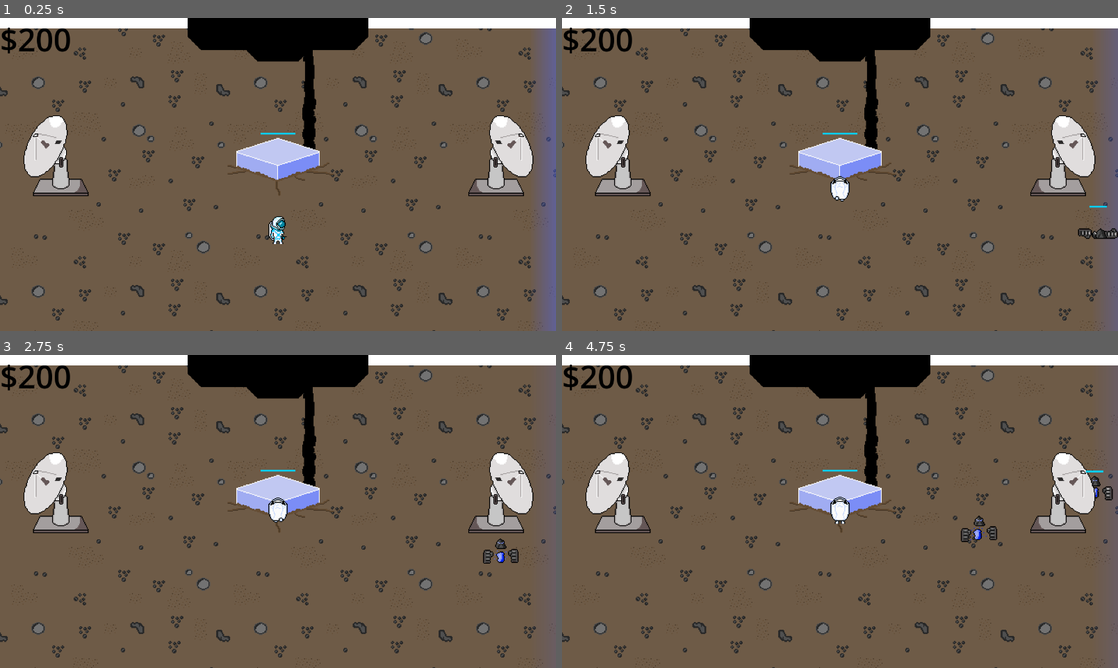
Above: before the commit, frames 1-4 (two rows, left to right).
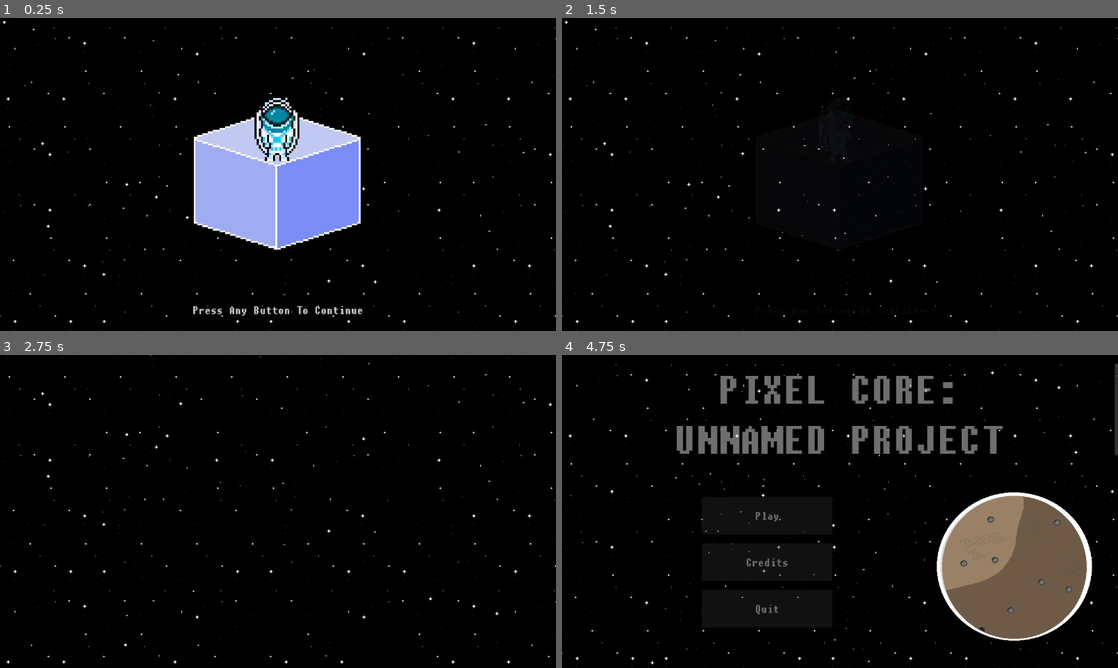
Above: after the commit, the same moments.

Repository: TylerPelaez/pixel-game-jam
Game: Godot game, scene res://Scenes/Title Screen.tscn
Two runs of this game, one before a commit and one after it. Both use one fixed random seed, a clock stepped at 60 frames per second and the inputs below. Before the commit the project starts from res://Scenes/ui_controller.tscn.
Inputs (mouse positions are in pixels of both pictures, inside the frame that each line leads up to):
- Up to frame 1 (0.25 s): no input
- Up to frame 2 (1.5 s): tap Enter at 0.5, 1.25 s; move the mouse to (867, 174) at 0.52 s; hold Up (ui_up) from 0.53 s (still down); tap E (PlayerAttack) at 0.6 s; click (867, 174) at 0.67 s; move the mouse to (812, 174) at 1.27 s; tap Tab (Start Wave) at 1.35 s; click (812, 174) at 1.42 s
- Up to frame 3 (2.75 s): keep holding Up (ui_up); move the mouse to (289, 505) at 2.02 s; tap E (PlayerAttack) at 2.1 s; click (289, 505) at 2.17 s
- Up to frame 4 (4.75 s): keep holding Up (ui_up); move the mouse to (834, 517) at 2.77 s; tap Tab (Start Wave) at 2.85, 4.35 s; click (834, 517) at 2.92 s; move the mouse to (878, 514) at 3.52 s; tap E (PlayerAttack) at 3.6 s; click (878, 514) at 3.67 s; move the mouse to (795, 508) at 4.27 s; click (795, 508) at 4.42 s

The runs differ from the first frame. In frame 1, 94% of the frame differs, in the area x 0-100%, y 0-100%; in frame 2, 95%; in frame 3, 95%; in frame 4, 90%.

Commit message:
Add Title Screen

Diff:
--- a/Scenes/EnergyDrop.tscn
+++ b/Scenes/EnergyDrop.tscn
@@ -1,7 +1,7 @@
 [gd_scene load_steps=7 format=3 uid="uid://dsbs2o7a6yjsa"]
 
 [ext_resource type="Script" path="res://Scenes/EnergyDrop.gd" id="1_41fke"]
-[ext_resource type="Texture2D" uid="uid://djh3avk8oa4ff" path="res://Textures/Enemy/EnemyCombined.png" id="2_ttlgy"]
+[ext_resource type="Texture2D" uid="uid://bphwhu8fxkyt4" path="res://Textures/Blue_Gem-Sheet.png" id="2_mv1l6"]
 
 [sub_resource type="CapsuleShape2D" id="CapsuleShape2D_i88jc"]
 radius = 6.0
@@ -11,6 +11,7 @@
 resource_name = "Hover"
 length = 2.4
 loop_mode = 1
+step = 0.2
 tracks/0/type = "value"
 tracks/0/imported = false
 tracks/0/enabled = true
@@ -22,6 +23,18 @@
 "transitions": PackedFloat32Array(1, 1, 1, 1),
 "update": 0,
 "values": [Vector2(0, -16), Vector2(0, -18), Vector2(0, -16), Vector2(0, -14)]
+}
+tracks/1/type = "value"
+tracks/1/imported = false
+tracks/1/enabled = true
+tracks/1/path = NodePath("Sprite2D:frame")
+tracks/1/interp = 1
+tracks/1/loop_wrap = true
+tracks/1/keys = {
+"times": PackedFloat32Array(0, 0.2, 0.4, 0.6, 0.8, 1, 1.2, 1.4, 1.6, 1.8, 2, 2.2),
+"transitions": PackedFloat32Array(1, 1, 1, 1, 1, 1, 1, 1, 1, 1, 1, 1),
+"update": 1,
+"values": [0, 1, 2, 3, 0, 1, 2, 3, 0, 1, 2, 3]
 }
 
 [sub_resource type="Animation" id="Animation_dovcw"]
@@ -38,6 +51,18 @@
 "update": 0,
 "values": [Vector2(0, -18)]
 }
+tracks/1/type = "value"
+tracks/1/imported = false
+tracks/1/enabled = true
+tracks/1/path = NodePath("Sprite2D:frame")
+tracks/1/interp = 1
+tracks/1/loop_wrap = true
+tracks/1/keys = {
+"times": PackedFloat32Array(0),
+"transitions": PackedFloat32Array(1),
+"update": 1,
+"values": [0]
+}
 
 [sub_resource type="AnimationLibrary" id="AnimationLibrary_ddoxg"]
 _data = {
@@ -49,10 +74,9 @@
 script = ExtResource("1_41fke")
 
 [node name="Sprite2D" type="Sprite2D" parent="."]
-texture = ExtResource("2_ttlgy")
+texture = ExtResource("2_mv1l6")
 offset = Vector2(0, -18)
-hframes = 23
-frame = 22
+hframes = 4
 
 [node name="Area2D" type="Area2D" parent="."]
 collision_layer = 4096
--- a/Scenes/GameOver.tscn
+++ b/Scenes/GameOver.tscn
@@ -21,6 +21,7 @@
 frames = 13
 pause = true
 one_shot = true
+speed_scale = 1.5
 frame_0/texture = ExtResource("2_c87te")
 frame_1/texture = ExtResource("3_mat03")
 frame_1/duration = 1.0
@@ -47,6 +48,36 @@
 frame_12/texture = ExtResource("11_fqilr")
 frame_12/duration = 1.0
 
+[sub_resource type="Animation" id="Animation_ft8rh"]
+resource_name = "FadeIn"
+length = 2.0
+tracks/0/type = "value"
+tracks/0/imported = false
+tracks/0/enabled = true
+tracks/0/path = NodePath("ColorRect:modulate")
+tracks/0/interp = 1
+tracks/0/loop_wrap = true
+tracks/0/keys = {
+"times": PackedFloat32Array(1, 2),
+"transitions": PackedFloat32Array(1, 1),
+"update": 0,
+"values": [Color(1, 1, 1, 1), Color(1, 1, 1, 0)]
+}
+tracks/1/type = "method"
+tracks/1/imported = false
+tracks/1/enabled = true
+tracks/1/path = NodePath(".")
+tracks/1/interp = 1
+tracks/1/loop_wrap = true
+tracks/1/keys = {
+"times": PackedFloat32Array(2),
+"transitions": PackedFloat32Array(1),
+"values": [{
+"args": [],
+"method": &"on_fade_in_complete"
+}]
+}
+
 [sub_resource type="Animation" id="Animation_0a7jh"]
 length = 0.001
 tracks/0/type = "value"
@@ -254,36 +285,6 @@
 "values": [0.0, 0.0, 1.0]
 }
 
-[sub_resource type="Animation" id="Animation_ft8rh"]
-resource_name = "FadeIn"
-length = 2.0
-tracks/0/type = "value"
-tracks/0/imported = false
-tracks/0/enabled = true
-tracks/0/path = NodePath("ColorRect:modulate")
-tracks/0/interp = 1
-tracks/0/loop_wrap = true
-tracks/0/keys = {
-"times": PackedFloat32Array(1, 2),
-"transitions": PackedFloat32Array(1, 1),
-"update": 0,
-"values": [Color(1, 1, 1, 1), Color(1, 1, 1, 0)]
-}
-tracks/1/type = "method"
-tracks/1/imported = false
-tracks/1/enabled = true
-tracks/1/path = NodePath(".")
-tracks/1/interp = 1
-tracks/1/loop_wrap = true
-tracks/1/keys = {
-"times": PackedFloat32Array(2),
-"transitions": PackedFloat32Array(1),
-"values": [{
-"args": [],
-"method": &"on_fade_in_complete"
-}]
-}
-
 [sub_resource type="AnimationLibrary" id="AnimationLibrary_qg38h"]
 _data = {
 "FadeIn": SubResource("Animation_ft8rh"),
@@ -328,8 +329,10 @@
 anchor_top = 1.0
 anchor_right = 1.0
 anchor_bottom = 1.0
-offset_left = -465.0
-offset_bottom = 450.0
+offset_left = 815.0
+offset_top = 720.0
+offset_right = 1280.0
+offset_bottom = 1170.0
 grow_horizontal = 0
 grow_vertical = 0
 texture = SubResource("AnimatedTexture_3ue4c")
--- /dev/null
+++ b/Scenes/Title Screen.tscn
@@ -0,0 +1,432 @@
+[gd_scene load_steps=12 format=3 uid="uid://bv0263nwo6pg6"]
+
+[ext_resource type="Script" path="res://Scripts/Title Screen.gd" id="1_vb7wx"]
+[ext_resource type="PackedScene" uid="uid://bdwt20sx0eqq5" path="res://UI/star_holder.tscn" id="2_7grb4"]
+[ext_resource type="Texture2D" uid="uid://cyoawx2mwml4v" path="res://Textures/UI/Title_Screen_Pixel_Core-Sheet.png" id="3_bj2kc"]
+[ext_resource type="Texture2D" uid="uid://b4ankpwqlt2oj" path="res://Textures/UI/Title_Screen_Character-Sheet.png" id="4_oi5pv"]
+[ext_resource type="Theme" uid="uid://b4dxdcfcr0qbl" path="res://theme.tres" id="5_2wq3x"]
+[ext_resource type="Texture2D" uid="uid://deenni1otretm" path="res://Textures/UI/RocketAnim/Planet_and_Rocket_Background-Sheet13.png" id="5_ky336"]
+
+[sub_resource type="Animation" id="Animation_10lqi"]
+resource_name = "TitleIdle"
+length = 6.0
+loop_mode = 1
+step = 0.5
+tracks/0/type = "value"
+tracks/0/imported = false
+tracks/0/enabled = true
+tracks/0/path = NodePath("SubViewportContainer/SubViewport/StarHolder/Parallax/Core:frame")
+tracks/0/interp = 1
+tracks/0/loop_wrap = true
+tracks/0/keys = {
+"times": PackedFloat32Array(0, 1.5, 3, 4.5),
+"transitions": PackedFloat32Array(1, 1, 1, 1),
+"update": 1,
+"values": [0, 1, 2, 3]
+}
+tracks/1/type = "value"
+tracks/1/imported = false
+tracks/1/enabled = true
+tracks/1/path = NodePath("SubViewportContainer/SubViewport/StarHolder/Parallax/Engineer:frame")
+tracks/1/interp = 1
+tracks/1/loop_wrap = true
+tracks/1/keys = {
+"times": PackedFloat32Array(0, 0.5, 1, 1.5, 2, 2.5, 3, 3.5, 4, 4.5, 5, 5.5),
+"transitions": PackedFloat32Array(1, 1, 1, 1, 1, 1, 1, 1, 1, 1, 1, 1),
+"update": 1,
+"values": [0, 1, 2, 3, 0, 1, 2, 3, 0, 1, 2, 3]
+}
+tracks/2/type = "value"
+tracks/2/imported = false
+tracks/2/enabled = true
+tracks/2/path = NodePath("PressToStartLabel:modulate")
+tracks/2/interp = 1
+tracks/2/loop_wrap = true
+tracks/2/keys = {
+"times": PackedFloat32Array(0, 1, 2, 3, 4, 5, 6),
+"transitions": PackedFloat32Array(1, 1, 1, 1, 1, 1, 1),
+"update": 0,
+"values": [Color(1, 1, 1, 1), Color(1, 1, 1, 0), Color(1, 1, 1, 1), Color(1, 1, 1, 0), Color(1, 1, 1, 1), Color(1, 1, 1, 0), Color(1, 1, 1, 1)]
+}
+
+[sub_resource type="Animation" id="Animation_gpyn5"]
+length = 0.001
+tracks/0/type = "value"
+tracks/0/imported = false
+tracks/0/enabled = true
+tracks/0/path = NodePath("SubViewportContainer/SubViewport/StarHolder/Parallax/Core:frame")
+tracks/0/interp = 1
+tracks/0/loop_wrap = true
+tracks/0/keys = {
+"times": PackedFloat32Array(0),
+"transitions": PackedFloat32Array(1),
+"update": 1,
+"values": [0]
+}
+tracks/1/type = "value"
+tracks/1/imported = false
+tracks/1/enabled = true
+tracks/1/path = NodePath("SubViewportContainer/SubViewport/StarHolder/Parallax/Engineer:frame")
+tracks/1/interp = 1
+tracks/1/loop_wrap = true
+tracks/1/keys = {
+"times": PackedFloat32Array(0),
+"transitions": PackedFloat32Array(1),
+"update": 1,
+"values": [0]
+}
+tracks/2/type = "value"
+tracks/2/imported = false
+tracks/2/enabled = true
+tracks/2/path = NodePath("PressToStartLabel:modulate")
+tracks/2/interp = 1
+tracks/2/loop_wrap = true
+tracks/2/keys = {
+"times": PackedFloat32Array(0),
+"transitions": PackedFloat32Array(1),
+"update": 0,
+"values": [Color(1, 1, 1, 1)]
+}
+tracks/3/type = "value"
+tracks/3/imported = false
+tracks/3/enabled = true
+tracks/3/path = NodePath("TitleLabel:modulate")
+tracks/3/interp = 1
+tracks/3/loop_wrap = true
+tracks/3/keys = {
+"times": PackedFloat32Array(0),
+"transitions": PackedFloat32Array(1),
+"update": 0,
+"values": [Color(1, 1, 1, 1)]
+}
+tracks/4/type = "value"
+tracks/4/imported = false
+tracks/4/enabled = true
+tracks/4/path = NodePath("SubViewportContainer/SubViewport/StarHolder/Parallax:position")
+tracks/4/interp = 1
+tracks/4/loop_wrap = true
+tracks/4/keys = {
+"times": PackedFloat32Array(0),
+"transitions": PackedFloat32Array(1),
+"update": 0,
+"values": [Vector2(0, 0)]
+}
+tracks/5/type = "value"
+tracks/5/imported = false
+tracks/5/enabled = true
+tracks/5/path = NodePath("SubViewportContainer/SubViewport/StarHolder/Parallax/Engineer:modulate")
+tracks/5/interp = 1
+tracks/5/loop_wrap = true
+tracks/5/keys = {
+"times": PackedFloat32Array(0),
+"transitions": PackedFloat32Array(1),
+"update": 0,
+"values": [Color(1, 1, 1, 1)]
+}
+tracks/6/type = "value"
+tracks/6/imported = false
+tracks/6/enabled = true
+tracks/6/path = NodePath("SubViewportContainer/SubViewport/StarHolder/Parallax/Core:modulate")
+tracks/6/interp = 1
+tracks/6/loop_wrap = true
+tracks/6/keys = {
+"times": PackedFloat32Array(0),
+"transitions": PackedFloat32Array(1),
+"update": 0,
+"values": [Color(1, 1, 1, 1)]
+}
+tracks/7/type = "value"
+tracks/7/imported = false
+tracks/7/enabled = true
+tracks/7/path = NodePath("TitleLabel:visible")
+tracks/7/interp = 1
+tracks/7/loop_wrap = true
+tracks/7/keys = {
+"times": PackedFloat32Array(0),
+"transitions": PackedFloat32Array(1),
+"update": 1,
+"values": [false]
+}
+tracks/8/type = "value"
+tracks/8/imported = false
+tracks/8/enabled = true
+tracks/8/path = NodePath("MainMenu/Buttons:visible")
+tracks/8/interp = 1
+tracks/8/loop_wrap = true
+tracks/8/keys = {
+"times": PackedFloat32Array(0),
+"transitions": PackedFloat32Array(1),
+"update": 1,
+"values": [false]
+}
+tracks/9/type = "value"
+tracks/9/imported = false
+tracks/9/enabled = true
+tracks/9/path = NodePath("MainMenu/Buttons:modulate")
+tracks/9/interp = 1
+tracks/9/loop_wrap = true
+tracks/9/keys = {
+"times": PackedFloat32Array(0),
+"transitions": PackedFloat32Array(1),
+"update": 0,
+"values": [Color(1, 1, 1, 0)]
+}
+
+[sub_resource type="Animation" id="Animation_7vsi7"]
+resource_name = "Scroll"
+length = 4.5
+tracks/0/type = "value"
+tracks/0/imported = false
+tracks/0/enabled = true
+tracks/0/path = NodePath("PressToStartLabel:modulate")
+tracks/0/interp = 1
+tracks/0/loop_wrap = true
+tracks/0/keys = {
+"times": PackedFloat32Array(0, 1),
+"transitions": PackedFloat32Array(1, 1),
+"update": 0,
+"values": [Color(1, 1, 1, 1), Color(1, 1, 1, 0)]
+}
+tracks/1/type = "method"
+tracks/1/imported = false
+tracks/1/enabled = true
+tracks/1/path = NodePath(".")
+tracks/1/interp = 1
+tracks/1/loop_wrap = true
+tracks/1/keys = {
+"times": PackedFloat32Array(1, 4.5),
+"transitions": PackedFloat32Array(1, 1),
+"values": [{
+"args": [],
+"method": &"start_cam_scroll"
+}, {
+"args": [],
+"method": &"_on_scroll_complete"
+}]
+}
+tracks/2/type = "value"
+tracks/2/imported = false
+tracks/2/enabled = true
+tracks/2/path = NodePath("TitleLabel:modulate")
+tracks/2/interp = 1
+tracks/2/loop_wrap = true
+tracks/2/keys = {
+"times": PackedFloat32Array(0, 1, 4, 4.5),
+"transitions": PackedFloat32Array(1, 1, 1, 1),
+"update": 0,
+"values": [Color(1, 1, 1, 1), Color(1, 1, 1, 0), Color(1, 1, 1, 0), Color(1, 1, 1, 1)]
+}
+tracks/3/type = "value"
+tracks/3/imported = false
+tracks/3/enabled = true
+tracks/3/path = NodePath("SubViewportContainer/SubViewport/StarHolder/Parallax:position")
+tracks/3/interp = 1
+tracks/3/loop_wrap = true
+tracks/3/keys = {
+"times": PackedFloat32Array(1, 4),
+"transitions": PackedFloat32Array(1, 1),
+"update": 0,
+"values": [Vector2(0, 0), Vector2(0, -200)]
+}
+tracks/4/type = "value"
+tracks/4/imported = false
+tracks/4/enabled = true
+tracks/4/path = NodePath("SubViewportContainer/SubViewport/StarHolder/Parallax/Engineer:modulate")
+tracks/4/interp = 1
+tracks/4/loop_wrap = true
+tracks/4/keys = {
+"times": PackedFloat32Array(0, 1),
+"transitions": PackedFloat32Array(1, 1),
+"update": 0,
+"values": [Color(1, 1, 1, 1), Color(1, 1, 1, 0)]
+}
+tracks/5/type = "value"
+tracks/5/imported = false
+tracks/5/enabled = true
+tracks/5/path = NodePath("SubViewportContainer/SubViewport/StarHolder/Parallax/Core:modulate")
+tracks/5/interp = 1
+tracks/5/loop_wrap = true
+tracks/5/keys = {
+"times": PackedFloat32Array(0, 1),
+"transitions": PackedFloat32Array(1, 1),
+"update": 0,
+"values": [Color(1, 1, 1, 1), Color(1, 1, 1, 0)]
+}
+tracks/6/type = "value"
+tracks/6/imported = false
+tracks/6/enabled = true
+tracks/6/path = NodePath("TitleLabel:visible")
+tracks/6/interp = 1
+tracks/6/loop_wrap = true
+tracks/6/keys = {
+"times": PackedFloat32Array(4),
+"transitions": PackedFloat32Array(1),
+"update": 1,
+"values": [true]
+}
+tracks/7/type = "value"
+tracks/7/imported = false
+tracks/7/enabled = true
+tracks/7/path = NodePath("MainMenu/Buttons:visible")
+tracks/7/interp = 1
+tracks/7/loop_wrap = true
+tracks/7/keys = {
+"times": PackedFloat32Array(4),
+"transitions": PackedFloat32Array(1),
+"update": 1,
+"values": [true]
+}
+tracks/8/type = "value"
+tracks/8/imported = false
+tracks/8/enabled = true
+tracks/8/path = NodePath("MainMenu/Buttons:modulate")
+tracks/8/interp = 1
+tracks/8/loop_wrap = true
+tracks/8/keys = {
+"times": PackedFloat32Array(4, 4.5),
+"transitions": PackedFloat32Array(1, 1),
+"update": 0,
+"values": [Color(1, 1, 1, 0), Color(1, 1, 1, 1)]
+}
+
+[sub_resource type="Animation" id="Animation_cthrb"]
+resource_name = "Show Credits"
+
+[sub_resource type="AnimationLibrary" id="AnimationLibrary_aiqja"]
+_data = {
+"RESET": SubResource("Animation_gpyn5"),
+"Scroll": SubResource("Animation_7vsi7"),
+"Show Credits": SubResource("Animation_cthrb"),
+"TitleIdle": SubResource("Animation_10lqi")
+}
+
+[node name="Title Screen" type="Control"]
+layout_mode = 3
+anchors_preset = 15
+anchor_right = 1.0
+anchor_bottom = 1.0
+grow_horizontal = 2
+grow_vertical = 2
+theme = ExtResource("5_2wq3x")
+script = ExtResource("1_vb7wx")
+
+[node name="SubViewportContainer" type="SubViewportContainer" parent="."]
+layout_mode = 1
+anchors_preset = 15
+anchor_right = 1.0
+anchor_bottom = 1.0
+grow_horizontal = 2
+grow_vertical = 2
+stretch = true
+
+[node name="SubViewport" type="SubViewport" parent="SubViewportContainer"]
+transparent_bg = true
+handle_input_locally = false
+snap_2d_transforms_to_pixel = true
+snap_2d_vertices_to_pixel = true
+canvas_item_default_texture_filter = 0
+size = Vector2i(1280, 720)
+render_target_update_mode = 4
+
+[node name="StarHolder" parent="SubViewportContainer/SubViewport" instance=ExtResource("2_7grb4")]
+
+[node name="Parallax" type="Node2D" parent="SubViewportContainer/SubViewport/StarHolder"]
+
+[node name="Core" type="Sprite2D" parent="SubViewportContainer/SubViewport/StarHolder/Parallax"]
+position = Vector2(640, 385)
+texture = ExtResource("3_bj2kc")
+hframes = 4
+
+[node name="Engineer" type="Sprite2D" parent="SubViewportContainer/SubViewport/StarHolder/Parallax"]
+position = Vector2(638, 254)
+texture = ExtResource("4_oi5pv")
+hframes = 4
+
+[node name="Planet" type="Sprite2D" parent="SubViewportContainer/SubViewport/StarHolder/Parallax"]
+position = Vector2(1055, 1408)
+texture = ExtResource("5_ky336")
+
+[node name="TitleLabel" type="RichTextLabel" parent="."]
+visible = false
+layout_mode = 1
+anchors_preset = 10
+anchor_right = 1.0
+offset_top = 20.0
+offset_bottom = 240.0
+grow_horizontal = 2
+theme = ExtResource("5_2wq3x")
+theme_override_colors/default_color = Color(1, 1, 1, 1)
+theme_override_colors/font_outline_color = Color(0, 0, 0, 1)
+theme_override_constants/outline_size = 10
+theme_override_font_sizes/normal_font_size = 115
+bbcode_enabled = true
+text = "[center]PIXEL CORE:
+UNNAMED PROJECT[/center]"
+
+[node name="AnimationPlayer" type="AnimationPlayer" parent="."]
+autoplay = "TitleIdle"
+libraries = {
+"": SubResource("AnimationLibrary_aiqja")
+}
+
+[node name="PressToStartLabel" type="Label" parent="."]
+layout_mode = 1
+anchors_preset = 12
+anchor_top = 1.0
+anchor_right = 1.0
+anchor_bottom = 1.0
+offset_top = -66.0
+offset_bottom = -29.9999
+grow_horizontal = 2
+grow_vertical = 0
+theme = ExtResource("5_2wq3x")
+text = "Press Any Button To Continue"
+horizontal_alignment = 1
+vertical_alignment = 1
+
+[node name="MainMenu" type="Control" parent="."]
+layout_mode = 1
+anchors_preset = 15
+anchor_right = 1.0
+anchor_bottom = 1.0
+grow_horizontal = 2
+grow_vertical = 2
+
+[node name="Buttons" type="VBoxContainer" parent="MainMenu"]
+visible = false
+modulate = Color(1, 1, 1, 0)
+layout_mode = 1
+anchors_preset = 2
+anchor_top = 1.0
+anchor_bottom = 1.0
+offset_left = 322.0
+offset_top = -393.0
+offset_right = 622.0
+offset_bottom = -93.0
+grow_vertical = 0
+theme_override_constants/separation = 20
+alignment = 1
+
+[node name="Play" type="Button" parent="MainMenu/Buttons"]
+layout_mode = 2
+size_flags_vertical = 3
+text = "Play"
+
+[node name="Credits" type="Button" parent="MainMenu/Buttons"]
+layout_mode = 2
+size_flags_horizontal = 3
+size_flags_vertical = 3
+text = "Credits
+"
+
+[node name="Quit" type="Button" parent="MainMenu/Buttons"]
+layout_mode = 2
+size_flags_horizontal = 3
+size_flags_vertical = 3
+text = "Quit"
+
+[connection signal="pressed" from="MainMenu/Buttons/Play" to="." method="_on_play_pressed"]
+[connection signal="pressed" from="MainMenu/Buttons/Credits" to="." method="_on_credits_pressed"]
+[connection signal="pressed" from="MainMenu/Buttons/Quit" to="." method="_on_quit_pressed"]
+
+[editable path="SubViewportContainer/SubViewport/StarHolder"]
--- a/Scenes/ui_controller.tscn
+++ b/Scenes/ui_controller.tscn
@@ -1,8 +1,10 @@
-[gd_scene load_steps=4 format=3 uid="uid://dos2g6h404rdh"]
+[gd_scene load_steps=5 format=3 uid="uid://dos2g6h404rdh"]
 
 [ext_resource type="Script" path="res://Scripts/UI Controller.gd" id="1_p2v83"]
 [ext_resource type="FontFile" uid="uid://cfavqas7l0oja" path="res://acherusgrotesque-regular.otf" id="2_qt38b"]
 [ext_resource type="PackedScene" uid="uid://diohj4tqgqc7s" path="res://Scenes/TestScene.tscn" id="3_4ahno"]
+
+[sub_resource type="AnimationNodeStateMachinePlayback" id="AnimationNodeStateMachinePlayback_odpvc"]
 
 [node name="UI Controller" type="CanvasLayer"]
 script = ExtResource("1_p2v83")
@@ -26,6 +28,9 @@
 render_target_update_mode = 4
 
 [node name="TestScene" parent="SubViewportContainer/SubViewport" instance=ExtResource("3_4ahno")]
+
+[node name="AnimationTree" parent="SubViewportContainer/SubViewport/TestScene/Player" index="6"]
+parameters/playback = SubResource("AnimationNodeStateMachinePlayback_odpvc")
 
 [node name="WaveLabel" type="Label" parent="."]
 anchors_preset = 5
@@ -52,5 +57,9 @@
 [connection signal="new_wave" from="SubViewportContainer/SubViewport/TestScene" to="." method="new_wave" flags=3]
 
 [editable path="SubViewportContainer/SubViewport/TestScene"]
+[editable path="SubViewportContainer/SubViewport/TestScene/Player"]
+[editable path="SubViewportContainer/SubViewport/TestScene/Player/Hurtbox"]
+[editable path="SubViewportContainer/SubViewport/TestScene/Player/SoftCollision"]
+[editable path="SubViewportContainer/SubViewport/TestScene/Player/Hitbox"]
 [editable path="SubViewportContainer/SubViewport/TestScene/Wall3"]
 [editable path="SubViewportContainer/SubViewport/TestScene/Wall2"]
--- /dev/null
+++ b/Scripts/Title Screen.gd
@@ -0,0 +1,41 @@
+extends Control
+
+@onready var game_scene: PackedScene = preload("res://Scenes/ui_controller.tscn")
+
+@onready var star_holder: StarHolder = $SubViewportContainer/SubViewport/StarHolder
+@onready var animation_player: AnimationPlayer = $AnimationPlayer
+
+@onready var title_label
+
+var scrolling_to_main_menu: bool = false
+var scroll_complete: bool = false
+
+
+func _ready():
+	Input.mouse_mode = Input.MOUSE_MODE_VISIBLE
+
+func _input(event):
+	if event.is_pressed() && !scrolling_to_main_menu && !scroll_complete:
+		move_to_main_menu()
+
+func move_to_main_menu():
+	scrolling_to_main_menu = true
+	animation_player.play("Scroll")
+
+func start_cam_scroll():
+	star_holder.scroll_camera_down(3.0, Tween.EASE_IN_OUT)
+
+func _on_scroll_complete():
+	scrolling_to_main_menu = false
+	scroll_complete = true
+
+
+
+func _on_play_pressed():
+	get_tree().change_scene_to_packed(game_scene)
+
+func _on_credits_pressed():
+	pass # Replace with function body.
+
+func _on_quit_pressed():
+	get_tree().quit()
--- a/UI/star_holder.gd
+++ b/UI/star_holder.gd
@@ -5,11 +5,13 @@
 @onready var camera: Camera2D = $Camera2D
 
 @onready var init_camera_pos = camera.global_position
-@onready var second_camera_pos = Vector2(camera.global_position.x, camera.global_position.y * 2.0)
+@export var second_camera_pos_y = 1080
+
+var second_camera_pos: Vector2
 
 # Called when the node enters the scene tree for the first time.
 func _ready():
-
+	second_camera_pos = Vector2(camera.global_position.x, second_camera_pos_y)
 	init_stars()
 
 func init_stars():
@@ -25,7 +27,7 @@
 		child.pause()
 		child.play("default")
 
-func scroll_camera_down(duration: float = 1.0):
+func scroll_camera_down(duration: float = 1.0, easing: Tween.EaseType = Tween.EASE_IN_OUT):
 	var tween = get_tree().create_tween()
-	tween.tween_property(camera, "global_position", second_camera_pos, duration).set_trans(Tween.TRANS_CUBIC).set_ease(Tween.EASE_OUT)
+	tween.tween_property(camera, "global_position", second_camera_pos, duration).set_trans(Tween.TRANS_CUBIC).set_ease(easing)
 	tween.play()
--- a/hover_style.tres
+++ b/hover_style.tres
@@ -6,8 +6,3 @@
 content_margin_right = 4.0
 content_margin_bottom = 4.0
 bg_color = Color(0.290196, 0.290196, 0.290196, 1)
-corner_radius_top_left = 3
-corner_radius_top_right = 3
-corner_radius_bottom_right = 3
-corner_radius_bottom_left = 3
-corner_detail = 5
--- a/project.godot
+++ b/project.godot
@@ -11,7 +11,7 @@
 [application]
 
 config/name="CombatEngineer"
-run/main_scene="res://Scenes/ui_controller.tscn"
+run/main_scene="res://Scenes/Title Screen.tscn"
 config/features=PackedStringArray("4.0", "GL Compatibility")
 config/icon="res://icon.svg"
 
--- a/theme.tres
+++ b/theme.tres
@@ -9,11 +9,6 @@
 content_margin_right = 4.0
 content_margin_bottom = 4.0
 bg_color = Color(0.156863, 0.156863, 0.156863, 1)
-corner_radius_top_left = 3
-corner_radius_top_right = 3
-corner_radius_bottom_right = 3
-corner_radius_bottom_left = 3
-corner_detail = 5
 
 [resource]
 default_font = ExtResource("1_4bmld")
Binary file added: Textures/Blue_Gem-Sheet.png
Not shown, added: Textures/Blue_Gem-Sheet.png.import
Binary file added: Textures/UI/Title_Screen_Character-Sheet.png
Not shown, added: Textures/UI/Title_Screen_Character-Sheet.png.import
Binary file added: Textures/UI/Title_Screen_Pixel_Core-Sheet.png
Not shown, added: Textures/UI/Title_Screen_Pixel_Core-Sheet.png.import
